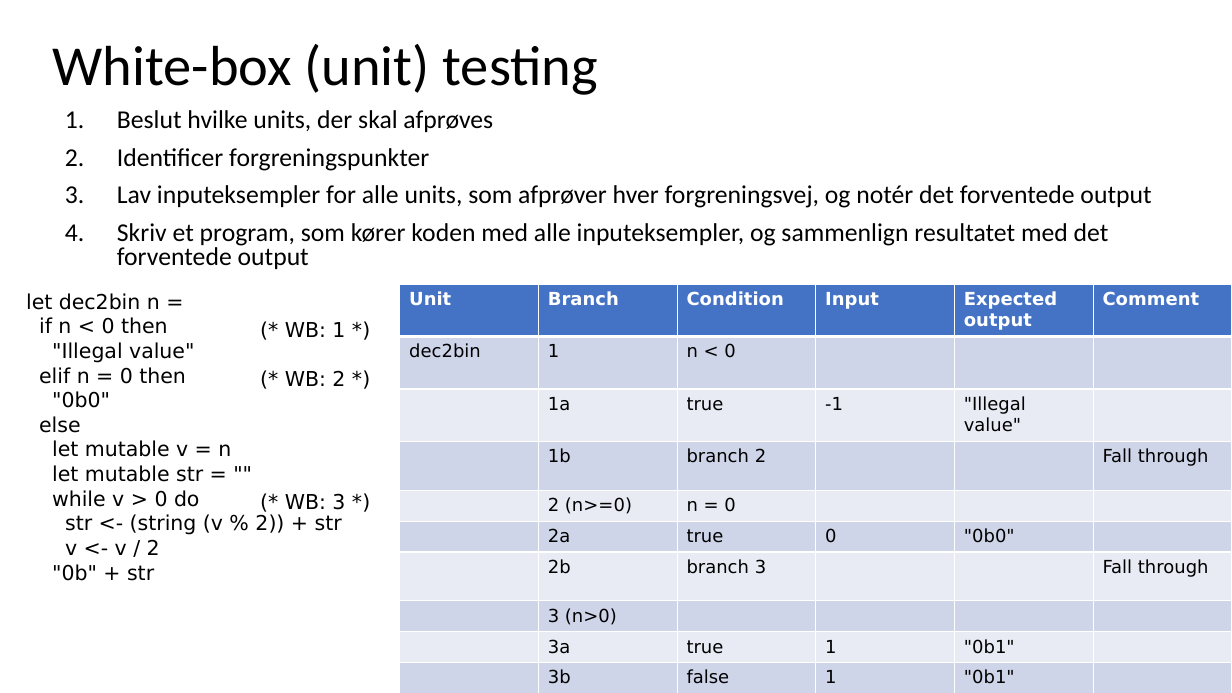
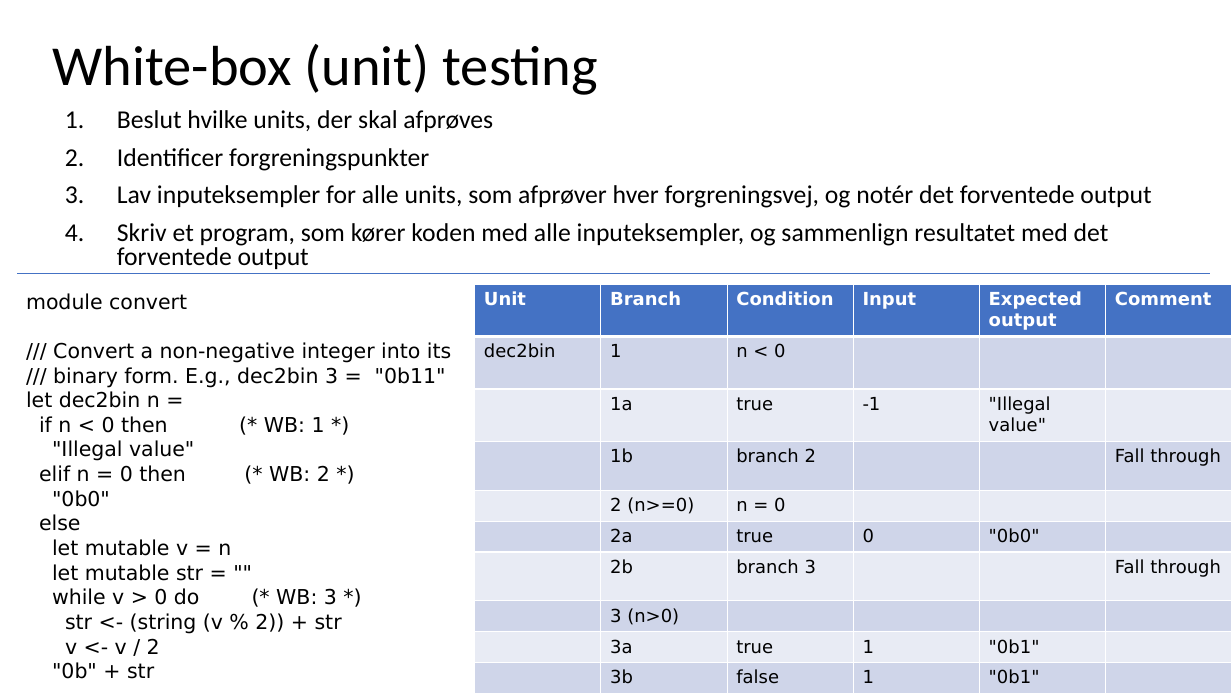
Before and after one commit to fisterloegsovs/pop22, a slide deck: slide 12 of lectures/4.1ModulesNTests/lecture.pptx (slide 9 before the commit). Drawn at 1232x693 pixels with LibreOffice and Linux fonts; fonts in the diff are those of the drawing. Boxes give left, top, right and bottom in pixels: in the first picture for what was removed or moved away, otherwise in the second. Text is boxed around its words. In the diff, an @@ line names an element or a change of style, - is before the commit and + after.

```diff
--- a/lectures/4.1ModulesNTests/lecture.pptx
+++ b/lectures/4.1ModulesNTests/lecture.pptx
@@ line added from (17, 274) to (1211, 274), #4472C4 0.5 pt @@
@@ text at bbox=[26, 293, 451, 388]: paragraphs added @@
+module convert
+/// Convert a non-negative integer into its
+/// binary form. E.g., dec2bin 3 = "0b11"
@@ table: place and size @@
-table at bbox=[400, 285, 1232, 693]
+table at bbox=[475, 285, 1232, 693]
@@ text removed at bbox=[285, 322, 345, 510] @@
-(* WB: 1 *)
-(* WB: 2 *)
-(* WB: 3 *)
@@ text at bbox=[39, 416, 325, 433]: text changed @@
-if n < 0 then
+if n < 0 then (* WB: 1 *)
@@ text at bbox=[39, 465, 330, 482]: text changed @@
-elif n = 0 then
+elif n = 0 then (* WB: 2 *)
@@ text at bbox=[52, 588, 337, 605]: text changed @@
-while v > 0 do
+while v > 0 do (* WB: 3 *)
```
Also in this commit, not shown: 5 other slides changed, 3 slides added, 13 other files.
